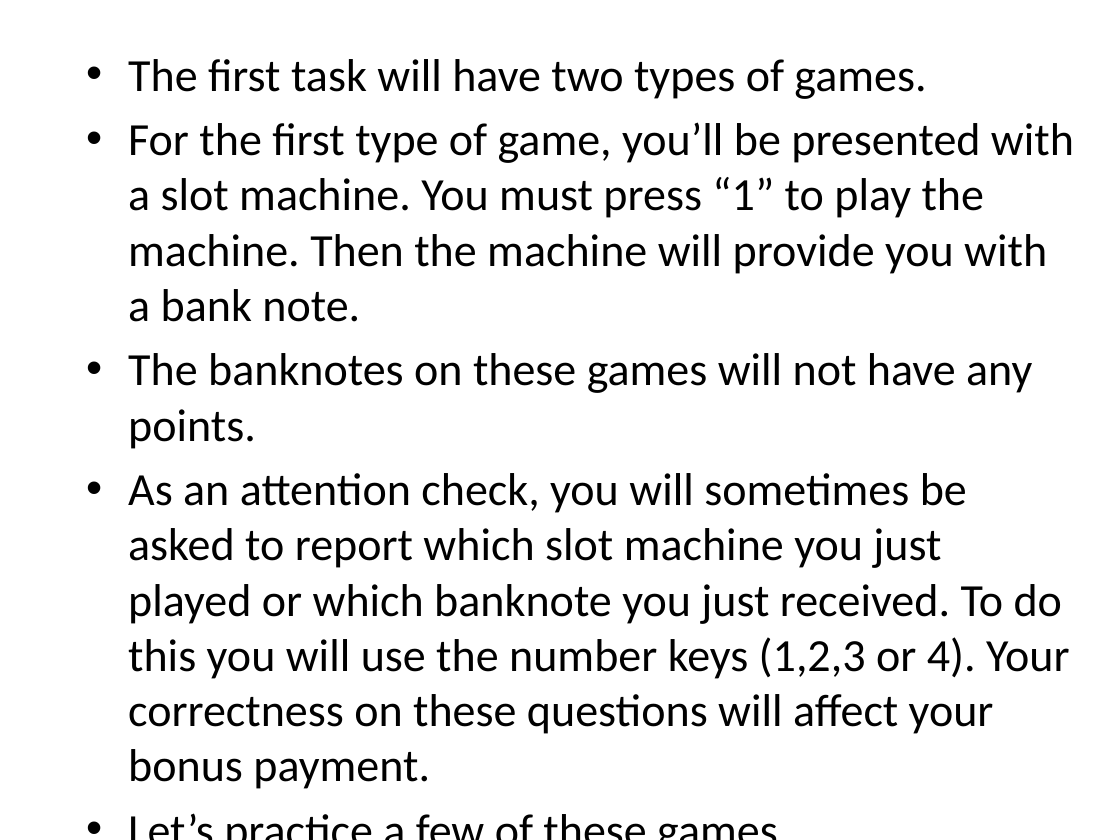
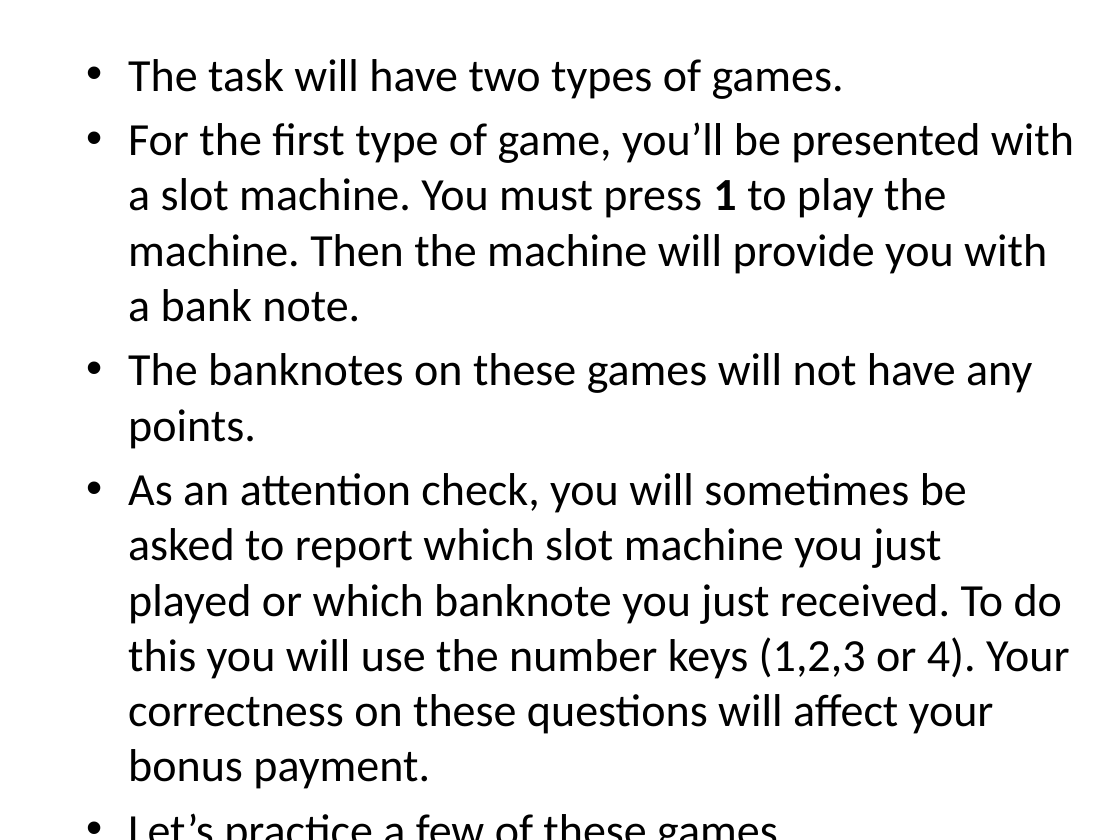
Before and after one commit to evanrussek/uws_jsp, a slide deck: slide 9 of Stimuli/uws_instr_slides.pptx. Drawn at 1120x840 pixels with LibreOffice and Linux fonts; fonts in the diff are those of the drawing. Boxes give left, top, right and bottom in pixels: in the first picture for what was removed or moved away, otherwise in the second. Text is boxed around its words. In the diff, an @@ line names an element or a change of style, - is before the commit and + after.

```diff
--- a/Stimuli/uws_instr_slides.pptx
+++ b/Stimuli/uws_instr_slides.pptx
@@ text at [128,59,1074,322]: text changed @@
-• The first task will have two types of games.
-• For the first type of game, you’ll be presented with a slot machine. You must press “1” to play the machine. Then the machine will provide you with a bank note.
+• The task will have two types of games.
+• For the first type of game, you’ll be presented with a slot machine. You must press 1 to play the machine. Then the machine will provide you with a bank note.
```
Also in this commit, not shown: 8 other slides changed, 13 other files.
